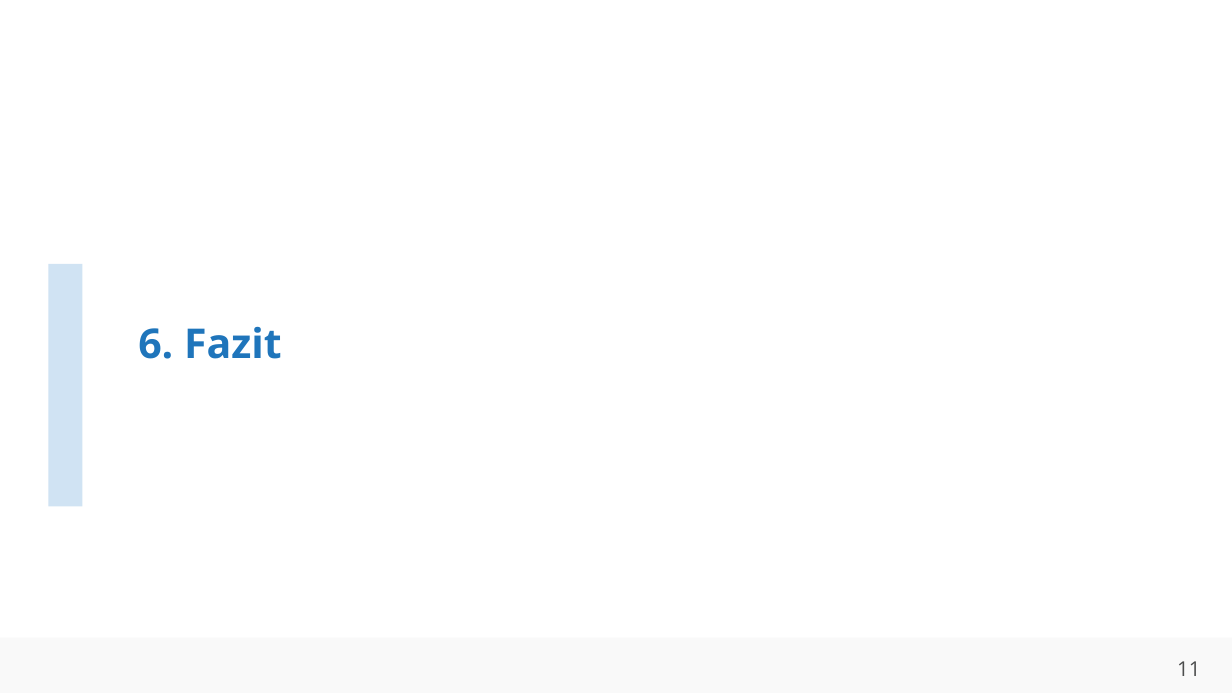
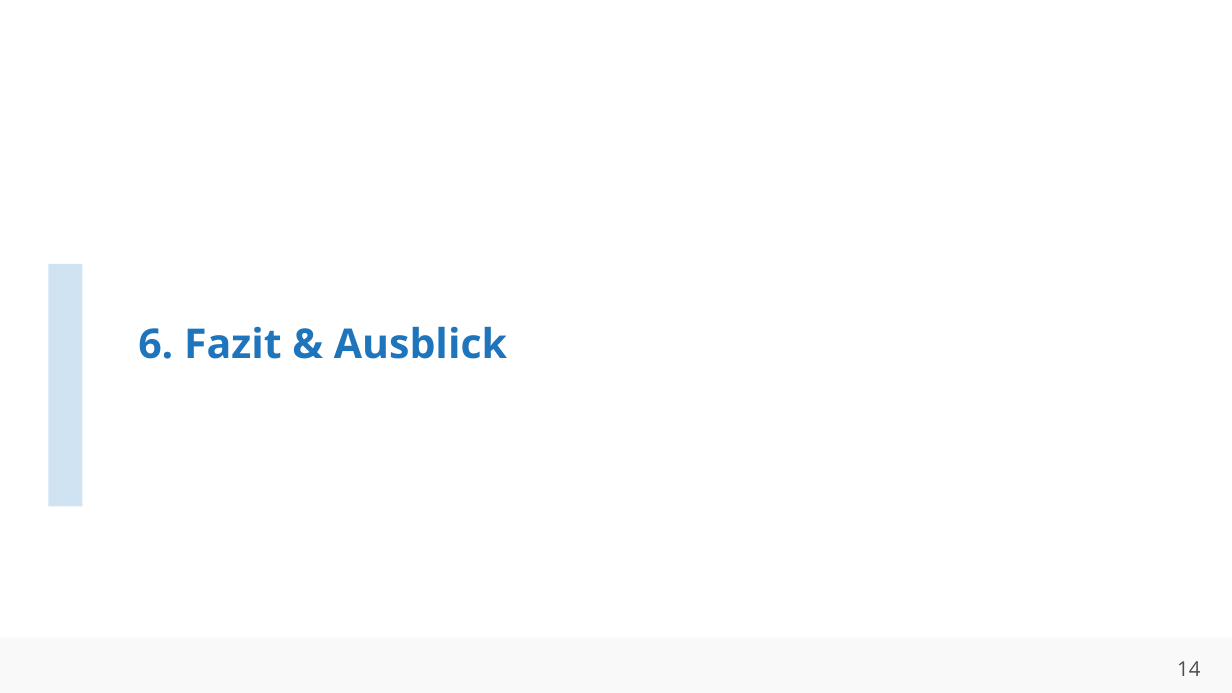
Before and after one commit to ahndavin/Abschlussarbeit_Bachelor, a slide deck: slide 14 of Kolloquium/Kolloquium.pptx (slide 11 before the commit). Drawn at 1232x693 pixels with LibreOffice and Linux fonts; fonts in the diff are those of the drawing; background and template pictures are left out. Boxes give left, top, right and bottom in pixels: in the first picture for what was removed or moved away, otherwise in the second. Text is boxed around its words. In the diff, an @@ line names an element or a change of style, - is before the commit and + after.

```diff
--- a/Kolloquium/Kolloquium.pptx
+++ b/Kolloquium/Kolloquium.pptx
@@ title at <box>138,326,507,359</box>: text changed @@
-6. Fazit
+6. Fazit & Ausblick
@@ page number at <box>1177,661,1200,676</box>: text changed @@
-11
+14
```
Also in this commit, not shown: 7 other slides changed, 4 slides added, 3 slides removed, 2 other files.
